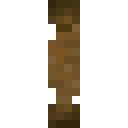
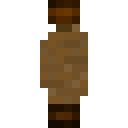
Before/after of a (128, 128) layered artwork. What changed in the layer stack:
painted on "pirn.png" over (40, 0, 88, 128)
